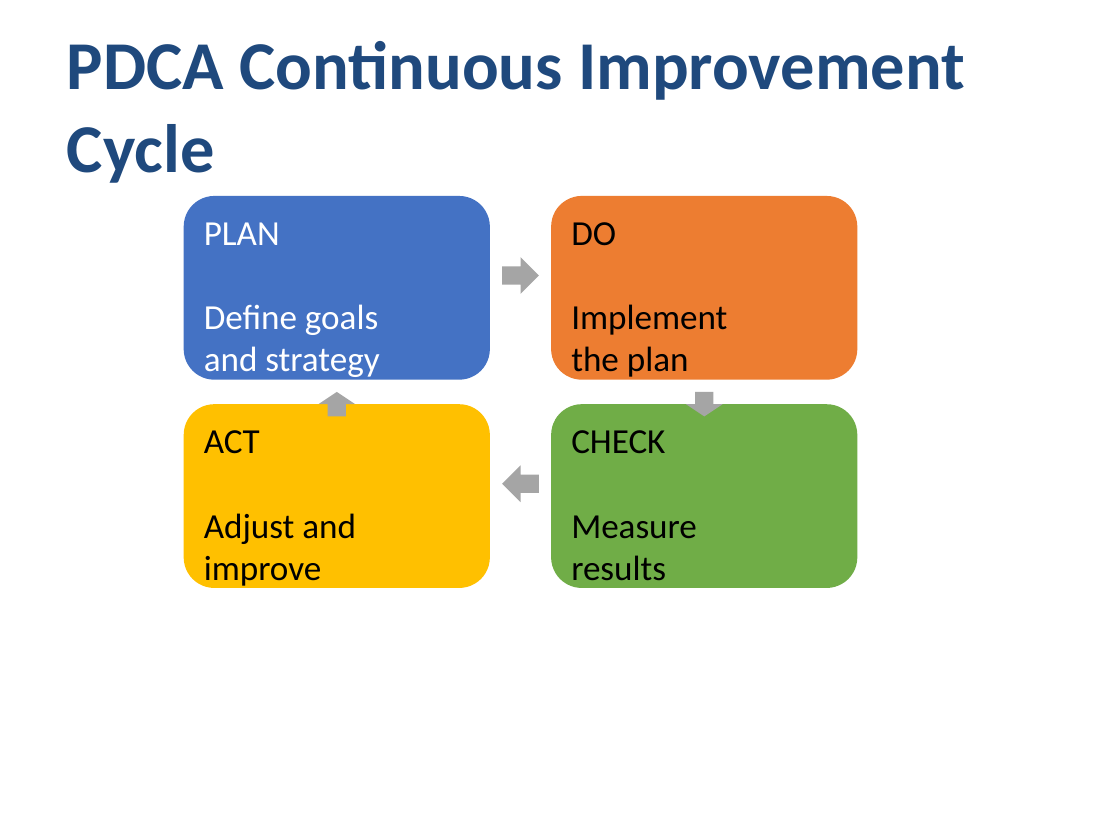
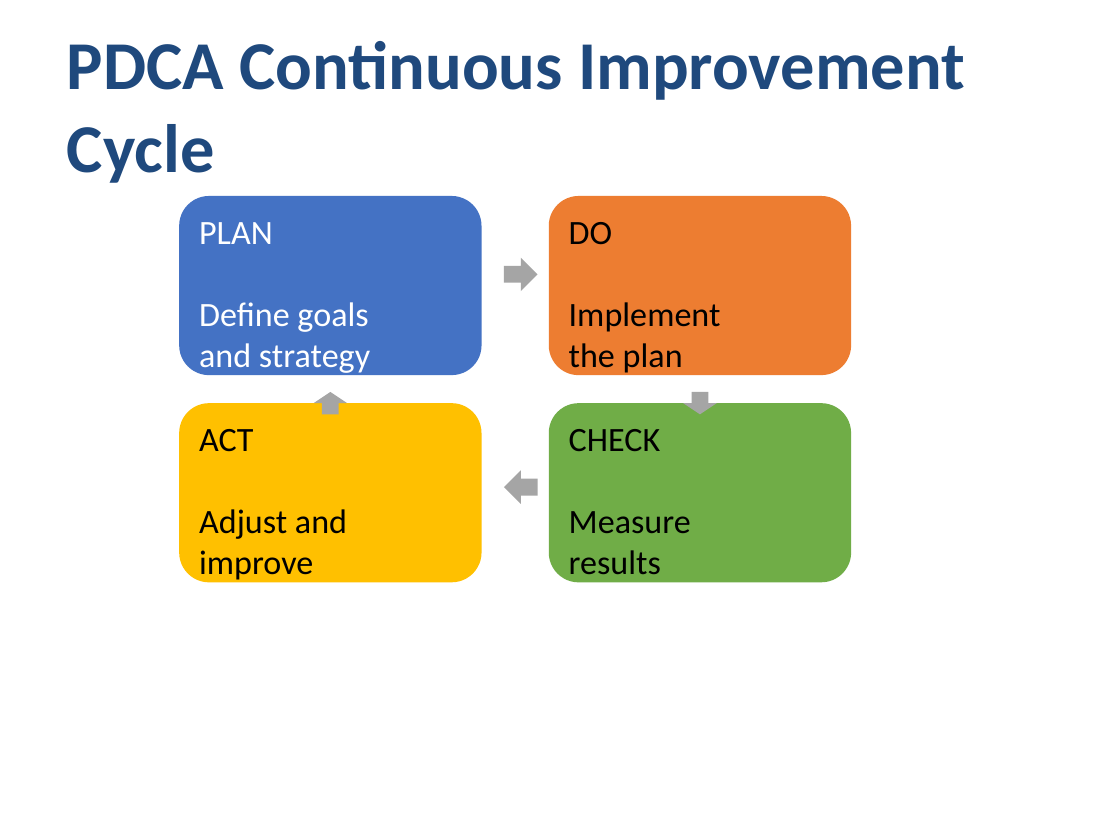
Before and after one commit to yingkitw/ppt-rs, a slide deck: slide 25 of comprehensive_demo.pptx. Drawn at 1120x840 pixels with LibreOffice and Linux fonts; fonts in the diff are those of the drawing. Boxes give left, top, right and bottom in pixels: in the first picture for what was removed or moved away, otherwise in the second. Text is boxed around its words. In the diff, an @@ line names an element or a change of style, - is before the commit and + after.

```diff
--- a/comprehensive_demo.pptx
+++ b/comprehensive_demo.pptx
@@ rounded rectangle "PLAN Define goals and strategy": place and size @@
-rounded rectangle "PLAN Define goals and strategy" at (184,196,489,380)
+rounded rectangle "PLAN Define goals and strategy" at (179,196,482,375)
@@ rounded rectangle "DO Implement the plan": place and size @@
-rounded rectangle "DO Implement the plan" at (551,196,857,380)
+rounded rectangle "DO Implement the plan" at (549,196,851,375)
@@ right arrow: place and size @@
-right arrow at (502,258,539,295)
+right arrow at (504,258,538,291)
@@ size 22.5 to 21.9 pt in 4 elements at (549,196,851,375), (549,403,851,582), (179,196,482,375), (179,403,482,582) @@
@@ rounded rectangle "ACT Adjust and improve": place and size @@
-rounded rectangle "ACT Adjust and improve" at (184,404,489,588)
+rounded rectangle "ACT Adjust and improve" at (179,403,482,582)
@@ up arrow: place and size @@
-up arrow at (318,392,355,417)
+up arrow at (314,392,347,414)
@@ rounded rectangle "CHECK Measure results": place and size @@
-rounded rectangle "CHECK Measure results" at (551,404,857,588)
+rounded rectangle "CHECK Measure results" at (549,403,851,582)
@@ down arrow: place and size @@
-down arrow at (685,392,722,417)
+down arrow at (683,392,717,414)
@@ left arrow: place and size @@
-left arrow at (502,466,539,503)
+left arrow at (504,470,538,504)
```
Also in this commit, not shown: 21 other slides changed, 6 other files.
